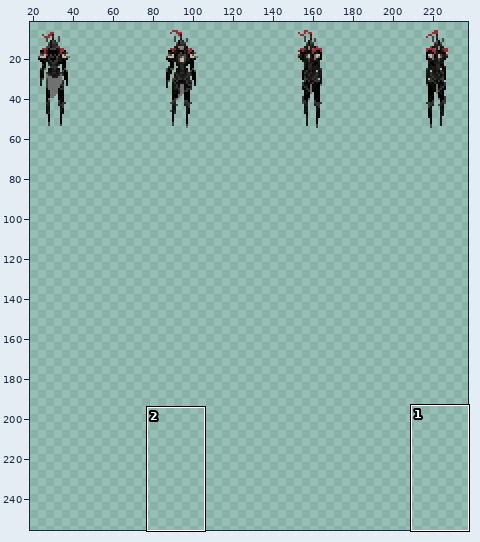
One commit to this sprite sheet: assets/player/knight-idle.png. Above: a wide view before the commit, with the close-up outlined.
Close-up. First the earlier version:
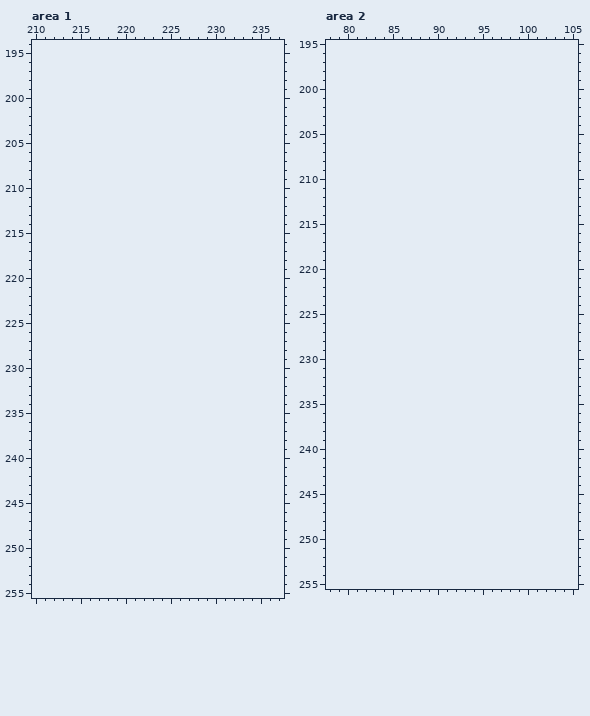
The file is 256x64 pixels. Colours within 5 levels of each other are drawn and written as one. Shown: area 1: x 210..237, y 194..255; area 2: x 78..105, y 195..255. The old version is drawn lined up with the new one, on the new canvas. The wide view leaves out empty margins. The commit also changed other parts of the picture, which this record leaves out.
The same view after the edit:
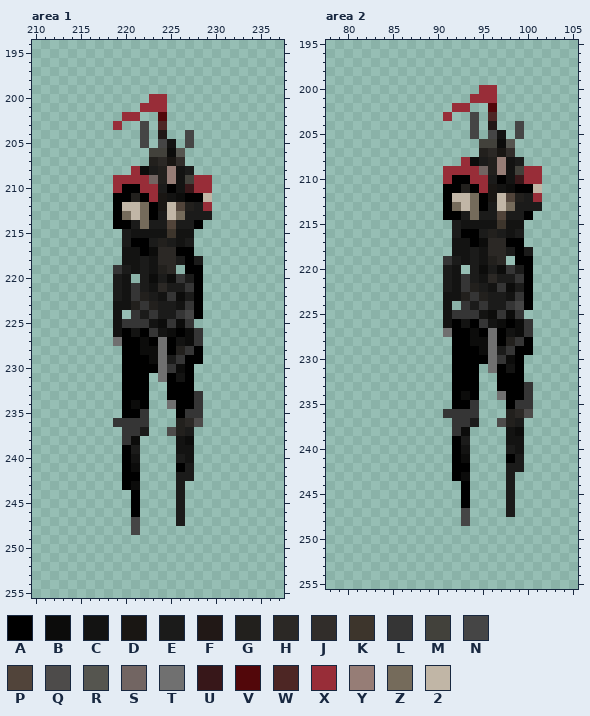
Palette (. is transparent): A #000000  B #0c0c0b  C #131312  D #191613  E #1b1b1a  F #211816  G #22201d  H #2b2825  J #312d2a  K #3d352c  L #353535  M #42413b  N #454545  P #51443a  Q #4d4b4a  R #55554f  S #726562  T #707070  U #371719  V #52070a  W #4d2624  X #982d38  Y #967d76  Z #756b5b  2 #c1b6a6
Change:
canvas 256x64 -> 256x256, the old top-left corner now at -1,0 (the part of the old canvas that was cut away was empty and is not shown)
Area 1:
y 200: x 223..224 .. -> XX
y 201: x 222..224 ... -> XXX
y 202: x 220..221 .. -> XX; x 224 . -> V
y 203: x 219 . -> X; x 222 . -> N; x 224 . -> W
y 204: x 222 . -> N; x 224 . -> F; x 227 . -> N
y 205: x 222 . -> N; x 224..225 .. -> NC; x 227 . -> N
y 206: x 223..226 .... -> MMBR
y 207: x 223..226 .... -> GHDJ
y 208: x 221..227 ....... -> XBEGYCE
y 209: x 219..229 ........... -> XXXXSGYCMXX
y 210: x 219..229 ........... -> XAAXXEACUXX
y 211: x 219..229 ........... -> AAGAXDCBAA2
y 212: x 219..229 ........... -> A22ZAD2PGEX
y 213: x 219..229 ........... -> AZ2ZAE2ZEEE
y 214: x 219..228 .......... -> AAEZEEPEEA
y 215: x 220..227 ........ -> ECCCCKCC
y 216: x 220..227 ........ -> EAAEGECE
y 217: x 220..227 ........ -> CCABHHAA
y 218: x 220..228 ......... -> CCECHHEAE
y 219: x 219..225 ....... -> LECECGH; x 227..228 .. -> AA
y 220: x 219..220 .. -> EC; x 222..228 ....... -> EBEBLEA
y 221: x 219..228 .......... -> ECLECHEELA
y 222: x 219..228 .......... -> ECLGECLBEA
y 223: x 219..228 .......... -> CCGLGEECLA
y 224: x 219 . -> C; x 221..228 ........ -> LELEELNA
y 225: x 219..227 ......... -> CLLLCBLBL
y 226: x 219..228 .......... -> CACALCBABL
y 227: x 219..228 .......... -> TAABATACBL
y 228: x 220..228 ......... -> AABBTAGLA
y 229: x 220..228 ......... -> AAABTELAA
y 230: x 220..227 ........ -> AAAATLBA
y 231: x 220..222 ... -> AAA; x 224..227 .... -> TACA
y 232: x 220..222 ... -> AAA; x 225..227 ... -> AAA
y 233: x 220..222 ... -> AAA; x 225..228 .... -> AAAL
y 234: x 220..222 ... -> ABA; x 225..228 .... -> TAAL
y 235: x 220..222 ... -> AAL; x 226..228 ... -> ALL
y 236: x 219..222 .... -> LLLL; x 226..228 ... -> GHQ
y 237: x 220..222 ... -> LLE; x 225..227 ... -> QGE
y 238: x 220..221 .. -> LB; x 226..227 .. -> CB
y 239: x 220..221 .. -> AE; x 226..227 .. -> CC
y 240: x 220..221 .. -> AC; x 226..227 .. -> EC
y 241: x 220..221 .. -> AB; x 226..227 .. -> AE
y 242: x 220..221 .. -> AA; x 226..227 .. -> EE
y 243: x 220..221 .. -> AB; x 226 . -> E
y 244..246: x 221 . -> A; x 226 . -> E
y 247: x 221 . -> N; x 226 . -> E
y 248: x 221 . -> N
Area 2:
y 200: x 95..96 .. -> XX
y 201: x 94..96 ... -> XXX
y 202: x 92..93 .. -> XX; x 96 . -> V
y 203: x 91 . -> X; x 94 . -> N; x 96 . -> W
y 204: x 94 . -> N; x 96 . -> F; x 99 . -> N
y 205: x 94 . -> N; x 96..97 .. -> NC; x 99 . -> N
y 206: x 95..98 .... -> MMBR
y 207: x 95..98 .... -> GHDJ
y 208: x 93..99 ....... -> XBEGYCE
y 209: x 91..101 ........... -> XXXXSGYCMXX
y 210: x 91..101 ........... -> XAAXXEACUXX
y 211: x 91..101 ........... -> AAGAXDCBAA2
y 212: x 91..101 ........... -> A22ZAD2PGEX
y 213: x 91..101 ........... -> AZ2ZAE2ZEEE
y 214: x 91..100 .......... -> AAEZEEPEEA
y 215: x 92..99 ........ -> ECCCCKCC
y 216: x 92..99 ........ -> EAAEGECE
y 217: x 92..99 ........ -> CCABHHAA
y 218: x 92..100 ......... -> CCECHHEAE
y 219: x 91..97 ....... -> LECECGH; x 99..100 .. -> AA
y 220: x 91..92 .. -> EC; x 94..100 ....... -> EBEBLEA
y 221: x 91..100 .......... -> ECLECHEELA
y 222: x 91..100 .......... -> ECLGECLBEA
y 223: x 91..100 .......... -> CCGLGEECLA
y 224: x 91 . -> C; x 93..100 ........ -> LELEELNA
y 225: x 91..99 ......... -> CLLLCBLBL
y 226: x 91..100 .......... -> CACALCBABL
y 227: x 91..100 .......... -> TAABATACBL
y 228: x 92..100 ......... -> AABBTAGLA
y 229: x 92..100 ......... -> AAABTELAA
y 230: x 92..99 ........ -> AAAATLBA
y 231: x 92..94 ... -> AAA; x 96..99 .... -> TACA
y 232: x 92..94 ... -> AAA; x 97..99 ... -> AAA
y 233: x 92..94 ... -> AAA; x 97..100 .... -> AAAL
y 234: x 92..94 ... -> ABA; x 97..100 .... -> TAAL
y 235: x 92..94 ... -> AAL; x 98..100 ... -> ALL
y 236: x 91..94 .... -> LLLL; x 98..100 ... -> GHQ
y 237: x 92..94 ... -> LLE; x 97..99 ... -> QGE
y 238: x 92..93 .. -> LB; x 98..99 .. -> CB
y 239: x 92..93 .. -> AE; x 98..99 .. -> CC
y 240: x 92..93 .. -> AC; x 98..99 .. -> EC
y 241: x 92..93 .. -> AB; x 98..99 .. -> AE
y 242: x 92..93 .. -> AA; x 98..99 .. -> EE
y 243: x 92..93 .. -> AB; x 98 . -> E
y 244..246: x 93 . -> A; x 98 . -> E
y 247: x 93 . -> N; x 98 . -> E
y 248: x 93 . -> N
